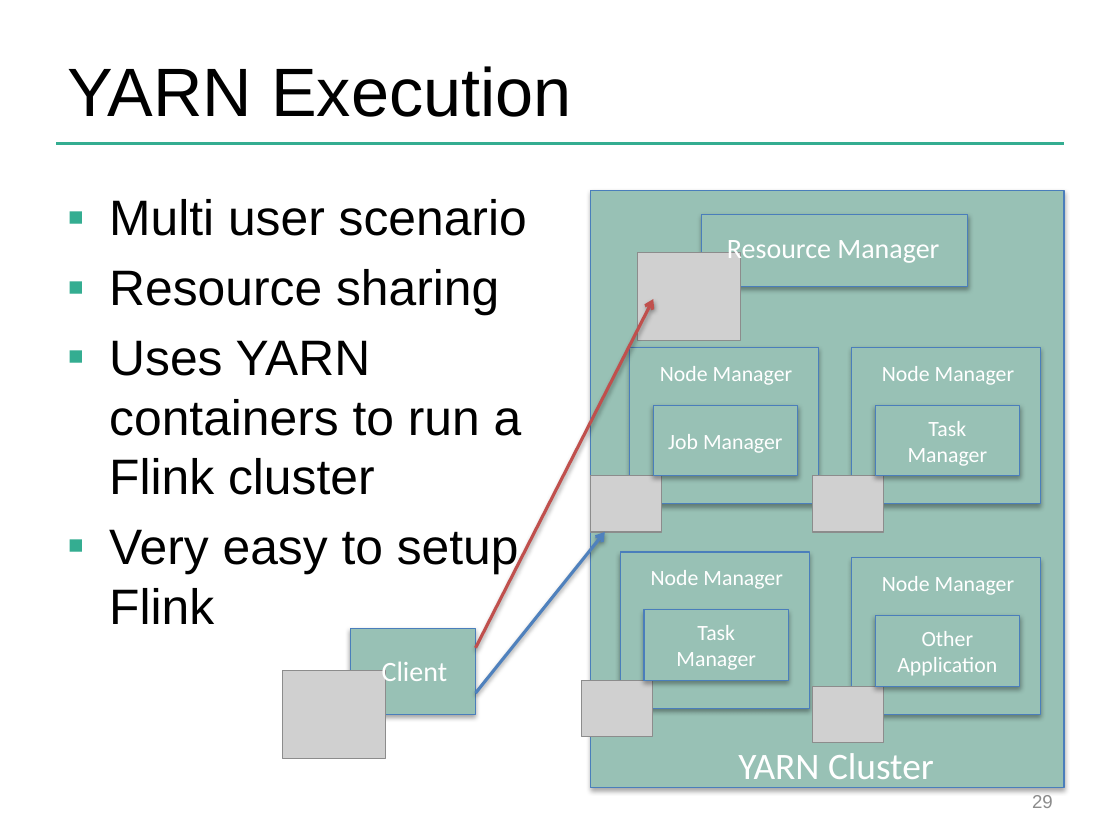
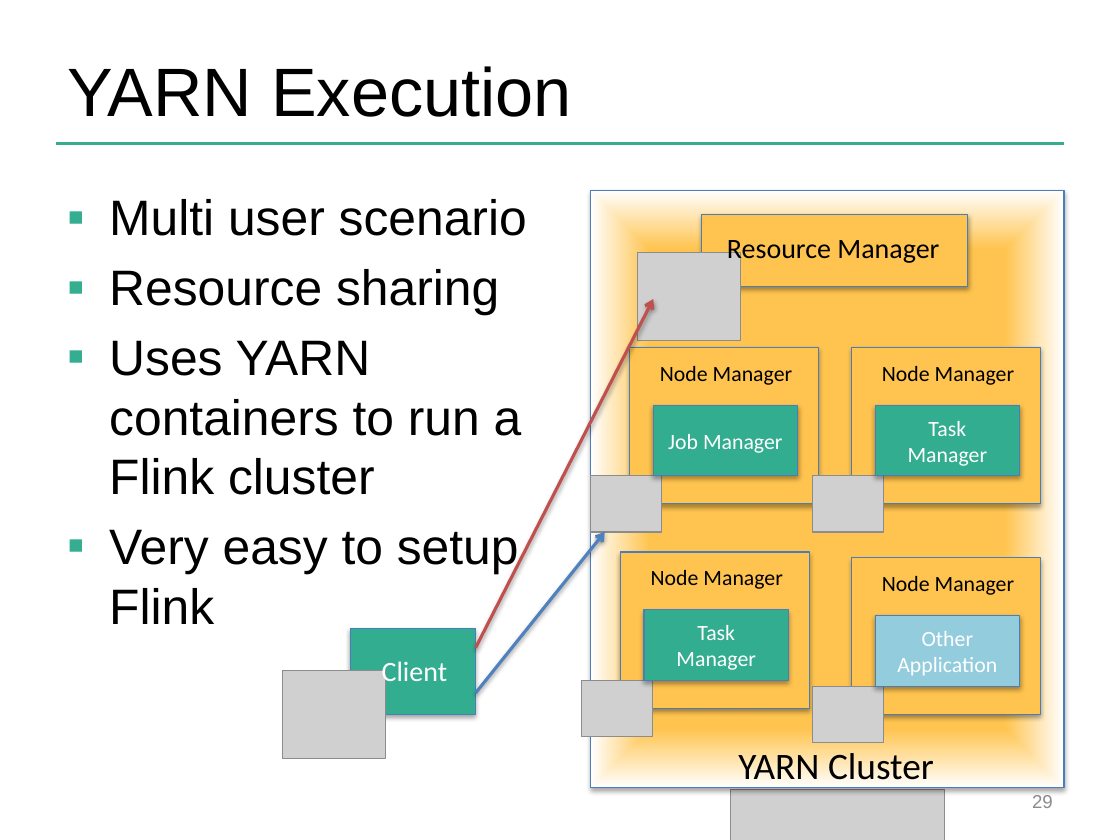
Before and after one commit to dataArtisans/flink-training-web, a slide deck: slide 29 of slides/flink_overview.pptx. Drawn at 1120x840 pixels with LibreOffice and Linux fonts; fonts in the diff are those of the drawing; grey boxes stand for pictures; background and template pictures are left out. Boxes give left, top, right and bottom in pixels: in the first picture for what was removed or moved away, otherwise in the second. Text is boxed around its words. In the diff, an @@ line names an element or a change of style, - is before the commit and + after.

Commit message:
slides: change color profile

```diff
--- a/slides/flink_overview.pptx
+++ b/slides/flink_overview.pptx
@@ rectangle at box(590, 190, 1064, 787): fill #98C1B5 to gradient #FFC44F to #FFFFFF @@
@@ fill #98C1B5 to #FFC44F in 5 elements at box(629, 347, 819, 504), box(701, 215, 968, 287), box(620, 552, 810, 709), box(851, 347, 1040, 504), box(851, 558, 1040, 715) @@
@@ text colour #FFFFFF to #000000 in 6 elements at box(660, 366, 793, 385), box(738, 753, 934, 789), box(727, 240, 939, 264), box(651, 570, 783, 589), box(882, 366, 1015, 385), box(882, 576, 1015, 595) @@
@@ fill #98C1B5 to #33AD90 in 4 elements at box(653, 405, 797, 476), box(644, 609, 788, 680), box(875, 405, 1019, 476), box(351, 628, 476, 713) @@
@@ rectangle "Other Application" at box(875, 616, 1019, 687): fill #98C1B5 to #93CDDD @@
@@ picture added at box(730, 790, 944, 840) @@
```
Also in this commit, not shown: 9 other slides changed.
